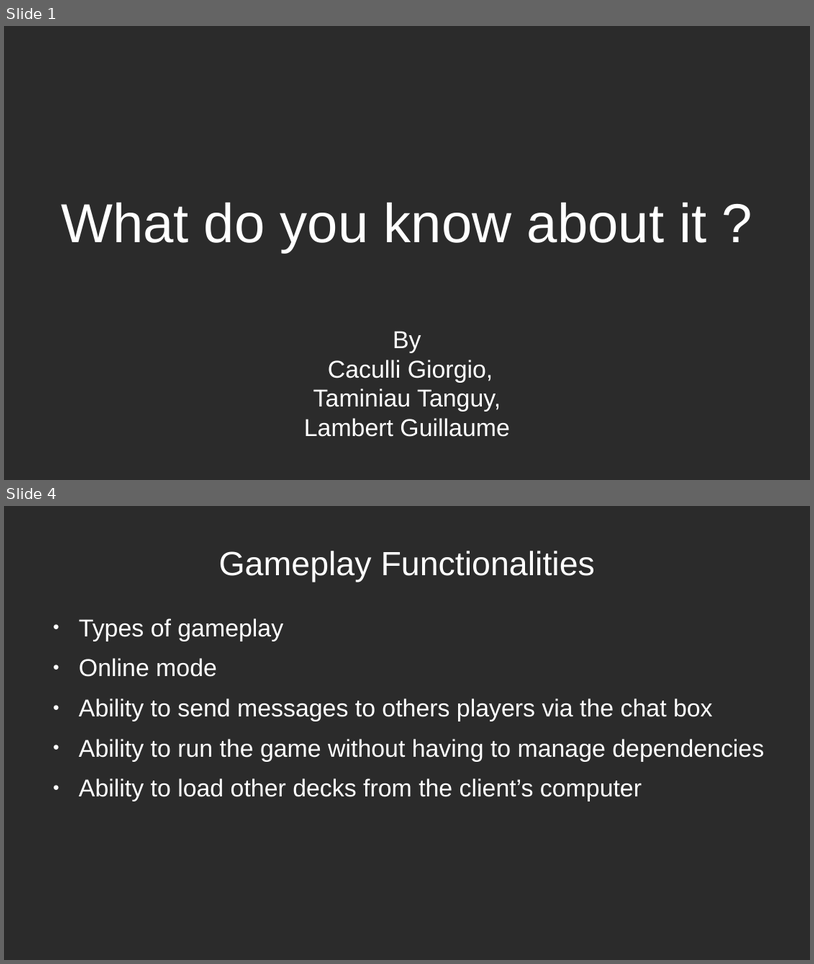
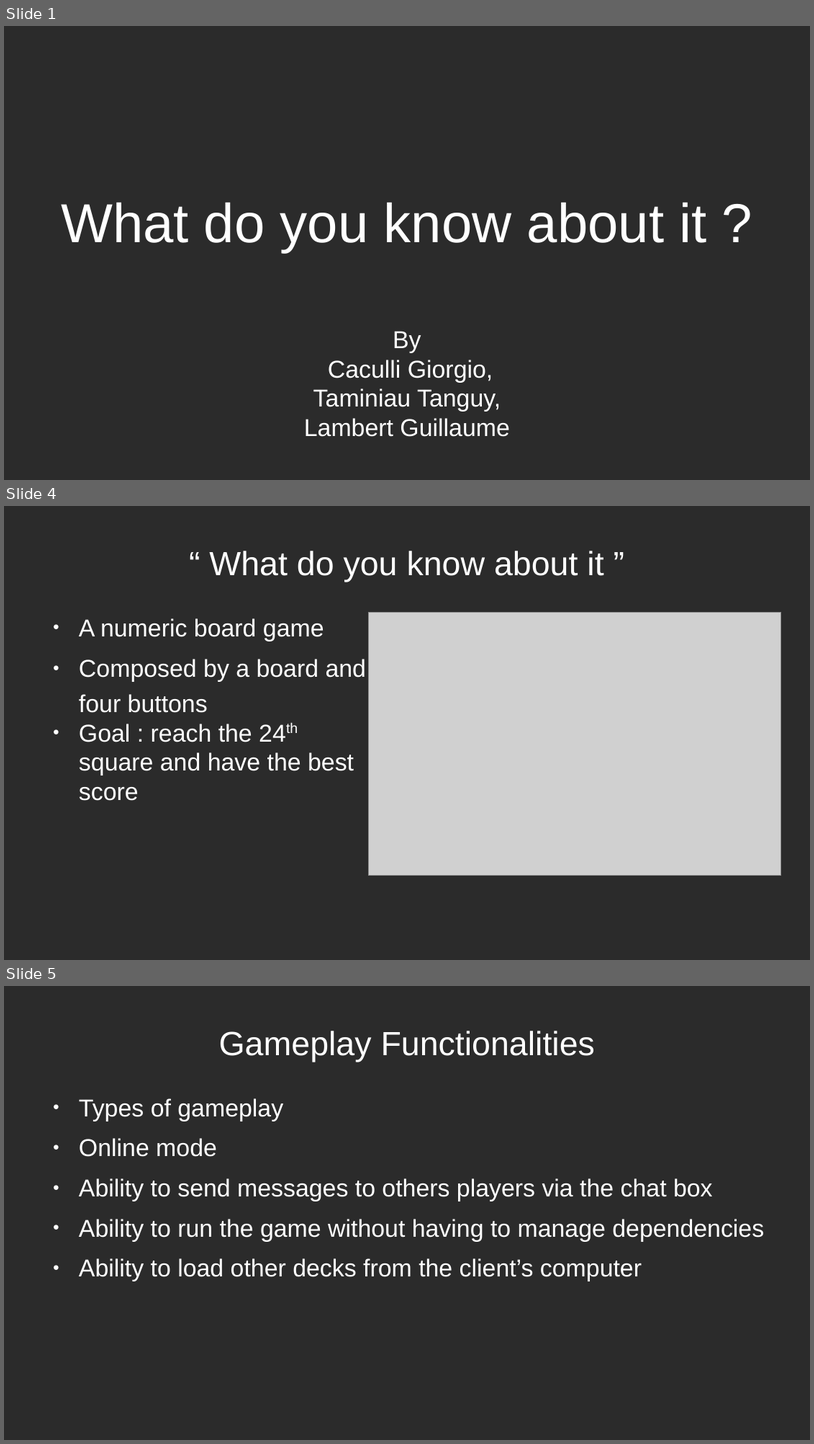
Before and after one commit to GiorgioCaculli/B2_TTMC_Doc, a slide deck: PowerPoint1.odp. Shown one above the other, each under a label of ours: slides 1 and 4 before the commit, slides 1, 4 and 5 after it; the slides between them are not shown. The pictures are 814x964 and 814x1444 pixels, drawn with LibreOffice and Linux fonts; fonts in the diff are those of the drawing; grey boxes stand for pictures; background and template pictures are left out; a plain dark background stands for a picture behind light text. Boxes give left, top, right and bottom in pixels: in the first picture for what was removed or moved away, otherwise in the second. Text is boxed around its words. In the diff, an @@ line names an element or a change of style, - is before the commit and + after.

```diff
--- a/PowerPoint1.odp
+++ b/PowerPoint1.odp
@@ slide 4 added at (4, 506, 810, 960), background picture (left out) @@
@@ title added at (209, 551, 604, 582), 33 pt, text #FFFFFF @@
+“ What do you know about it ”
@@ picture added at (368, 612, 782, 875) @@
@@ text added at (79, 618, 367, 800), 24 pt, text #FFFFFF @@
+● A numeric board game
+● Composed by a board and
+four buttons
+● Goal : reach the 24th
+square and have the best
+score
@@ what was slide 4 is now slide 5 @@
```
Also in this commit, not shown: 1 slide changed, 1 other slide added, 1 slide removed, 1 other file.
